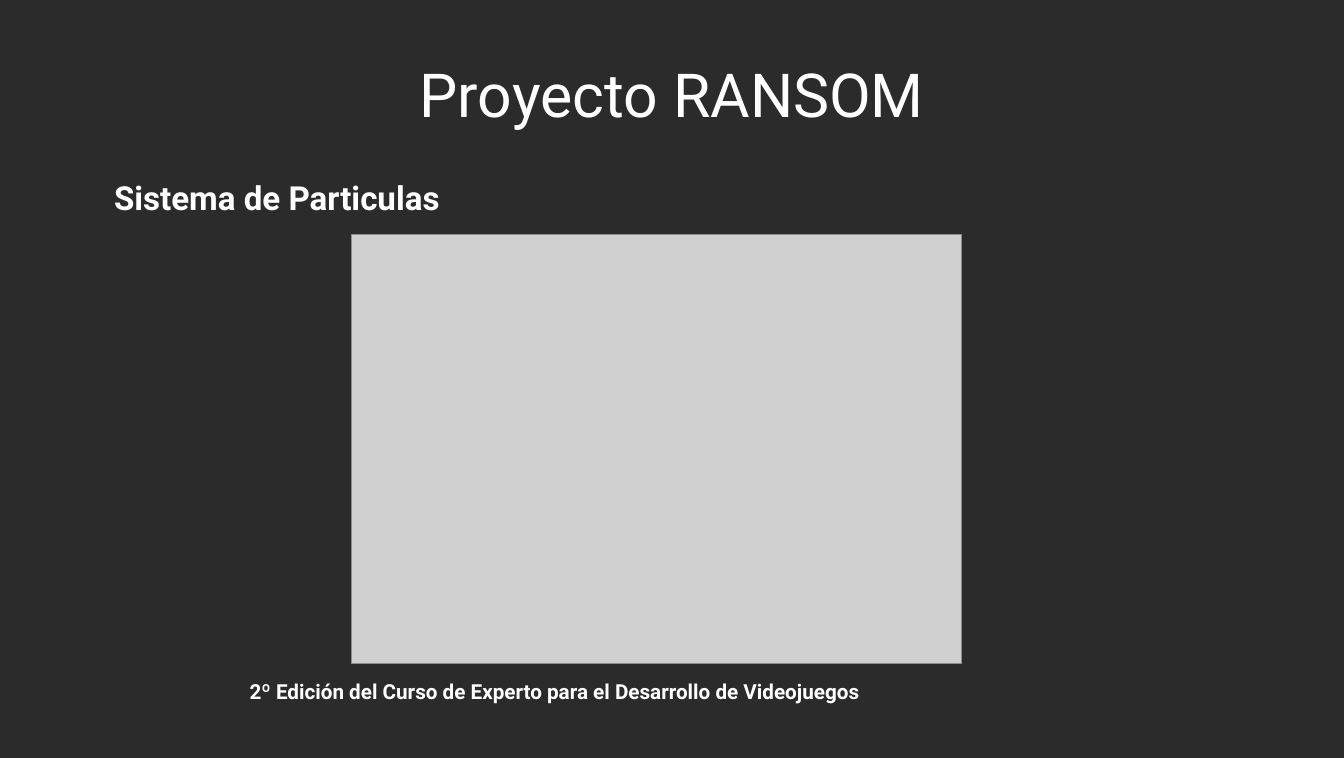
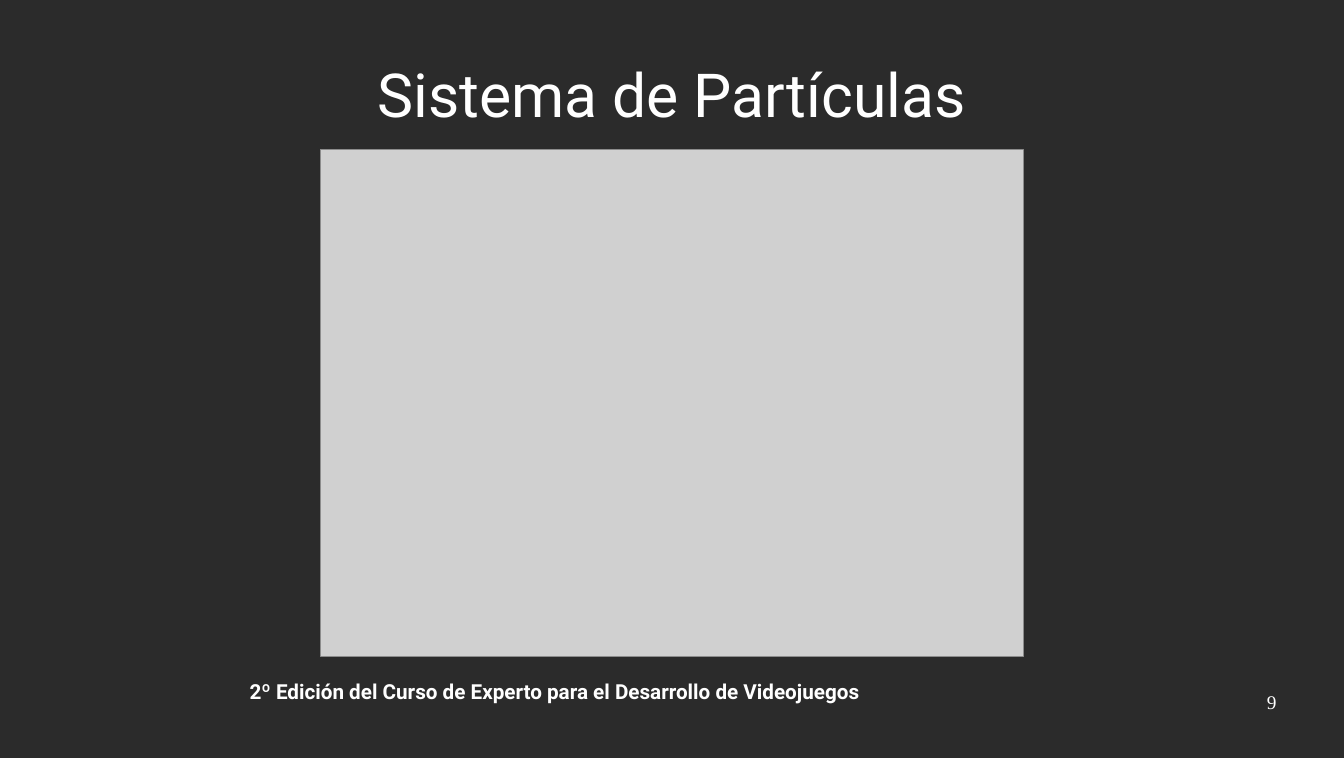
Before and after one commit to bievis/cedv-grupo4, a slide deck: slide 9 of ransom/doc/Presentacion/Presentacion.odp (slide 8 before the commit). Drawn at 1344x758 pixels with LibreOffice and Linux fonts; fonts in the diff are those of the drawing; grey boxes stand for pictures; background and template pictures are left out; a plain dark background stands for a picture behind light text. Boxes give left, top, right and bottom in pixels: in the first picture for what was removed or moved away, otherwise in the second. Text is boxed around its words. In the diff, an @@ line names an element or a change of style, - is before the commit and + after.

```diff
--- a/ransom/doc/Presentacion/Presentacion.odp
+++ b/ransom/doc/Presentacion/Presentacion.odp
@@ title at [378,71,966,118]: text changed @@
-Proyecto RANSOM
+Sistema de Partículas
@@ picture: place and size @@
-picture at [351,234,961,663]
+picture at [321,150,1024,656]
@@ text removed at [114,185,440,211] @@
-Sistema de Particulas
@@ page number added at [1267,696,1277,709], 14 pt, text #FFFFFF @@
+9
```
Also in this commit, not shown: 10 other slides changed, 1 slide added, 1 slide removed.
